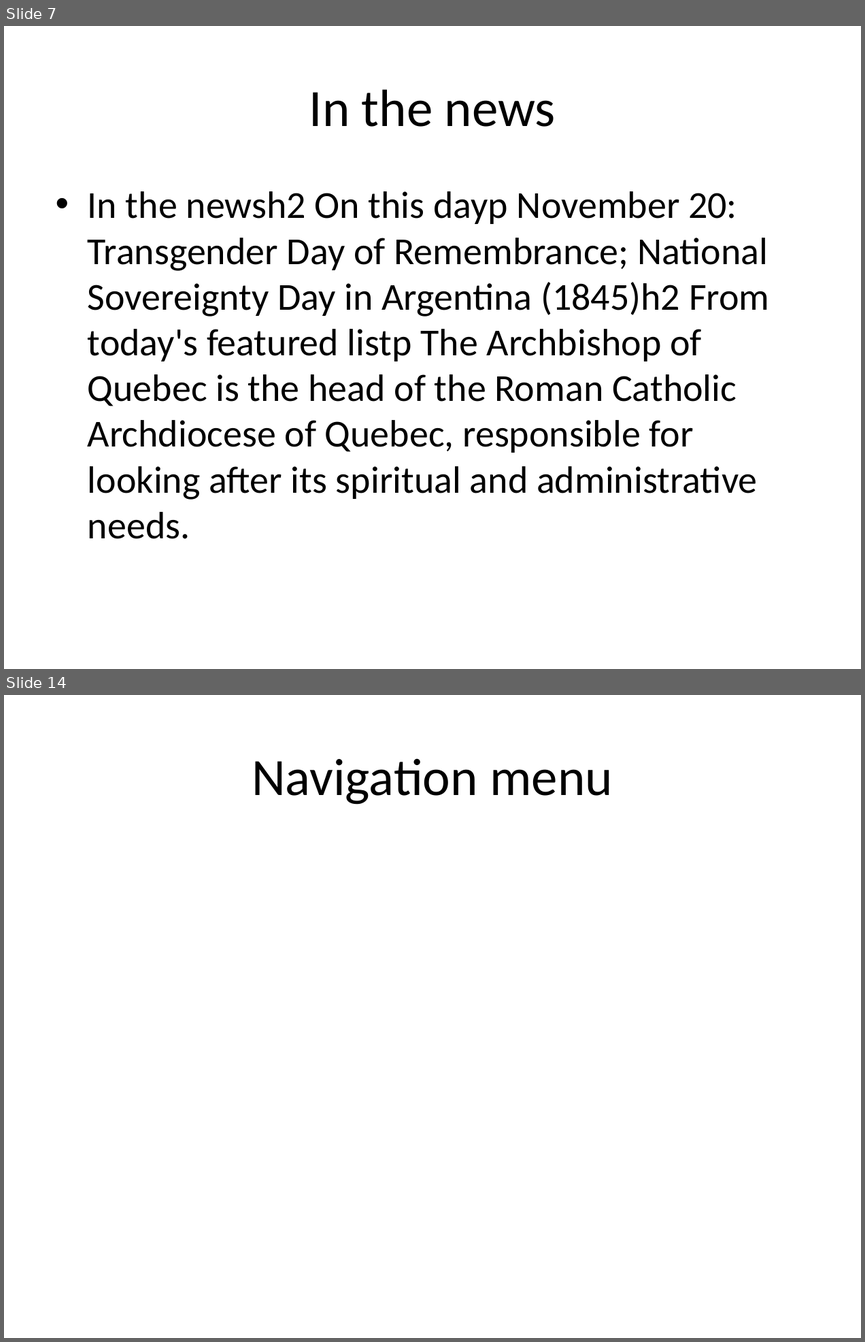
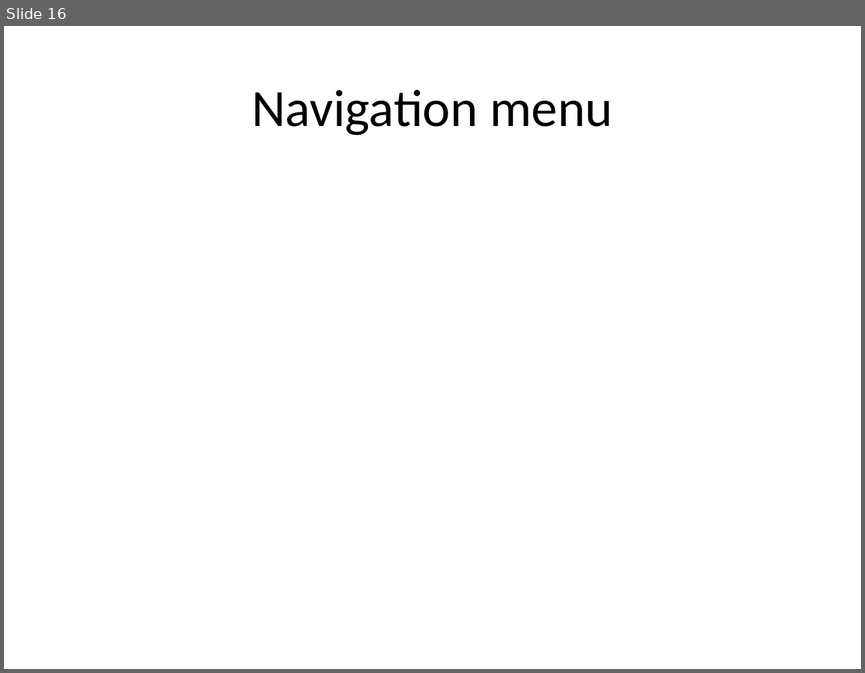
Before and after one commit to eppisai/Uplift---Smart-educational-Platform, a slide deck: AutoPPT-main/AutoPPT-main/something.pptx. Shown one above the other, each under a label of ours: slides 7 and 14 before the commit, slide 16 after it; the slides between them are not shown. The pictures are 865x1342 and 865x673 pixels, drawn with LibreOffice and Linux fonts; fonts in the diff are those of the drawing. Boxes give left, top, right and bottom in pixels: in the first picture for what was removed or moved away, otherwise in the second. Text is boxed around its words. In the diff, an @@ line names an element or a change of style, - is before the commit and + after.

```diff
--- a/AutoPPT-main/AutoPPT-main/something.pptx
+++ b/AutoPPT-main/AutoPPT-main/something.pptx
@@ slide 7 removed at (4, 26, 861, 669), background #FFFFFF @@
@@ title removed at (309, 89, 555, 127) @@
-In the news
@@ text removed at (88, 191, 770, 539) @@
-• In the newsh2 On this dayp November 20: Transgender Day of Remembrance; National Sovereignty Day in Argentina (1845)h2 From today's featured listp The Archbishop of Quebec is the head of the Roman Catholic Archdiocese of Quebec, responsible for looking after its spiritual and administrative needs.
@@ what was slide 14 is now slide 16 @@
```
Also in this commit, not shown: 2 slides changed, 13 slides added, 11 other slides removed, 10 other files.
